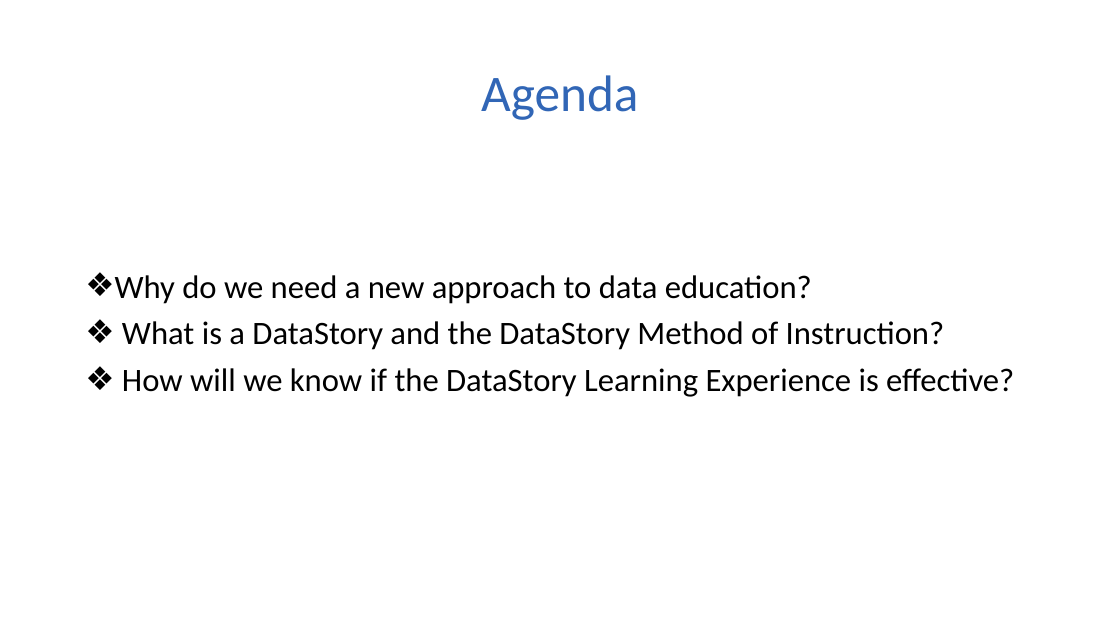
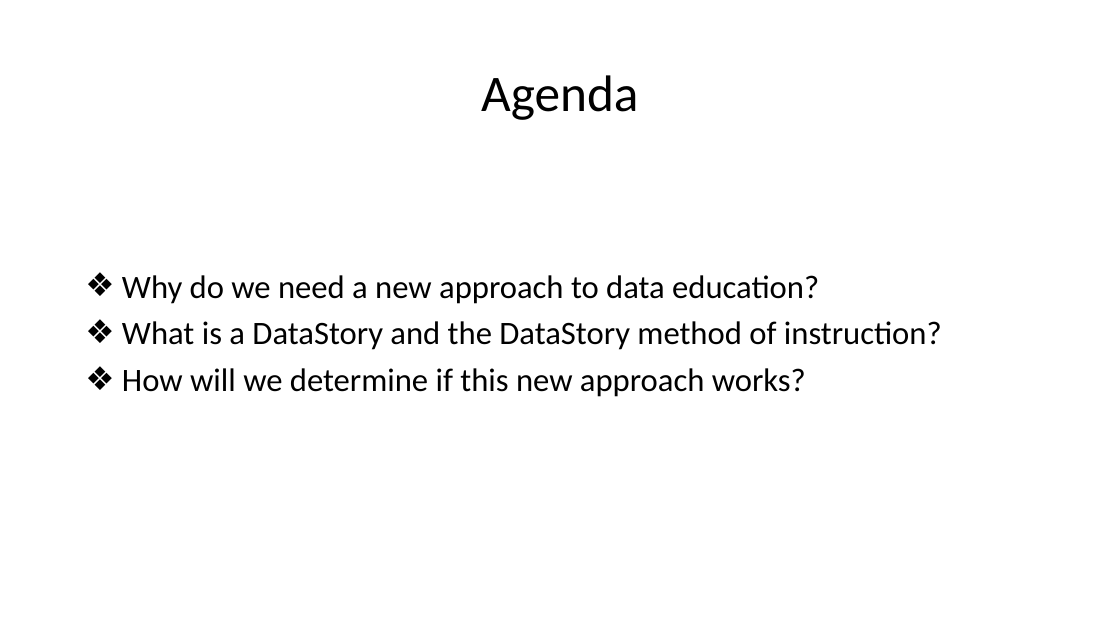
Before and after one commit to mydatastory-dev/projects, a slide deck: slide 2 of _ctsi/ctsi_presentation.pptx. Drawn at 1120x630 pixels with LibreOffice and Linux fonts; fonts in the diff are those of the drawing. Boxes give left, top, right and bottom in pixels: in the first picture for what was removed or moved away, otherwise in the second. Text is boxed around its words. In the diff, an @@ line names an element or a change of style, - is before the commit and + after.

Commit message:
Slides added.

```diff
--- a/_ctsi/ctsi_presentation.pptx
+++ b/_ctsi/ctsi_presentation.pptx
@@ title "Agenda" at (481,75,638,120): text colour #3166B6 to #000000 @@
@@ text at (122,321,942,397): text changed @@
-❖ What is a DataStory and the DataStory Method of Instruction?
-❖ How will we know if the DataStory Learning Experience is effective?
+❖ What is a DataStory and the DataStory method of instruction?
+❖ How will we determine if this new approach works?
```
Also in this commit, not shown: 1 other slide changed, 5 slides added, 2 slides removed.
